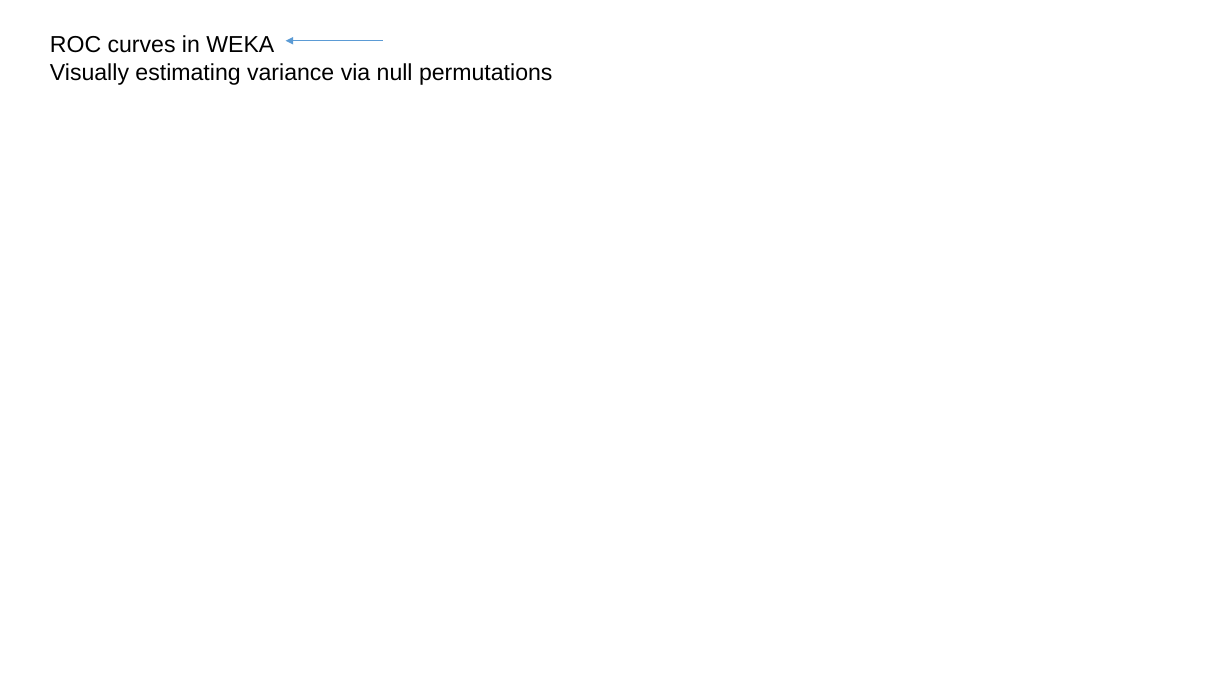
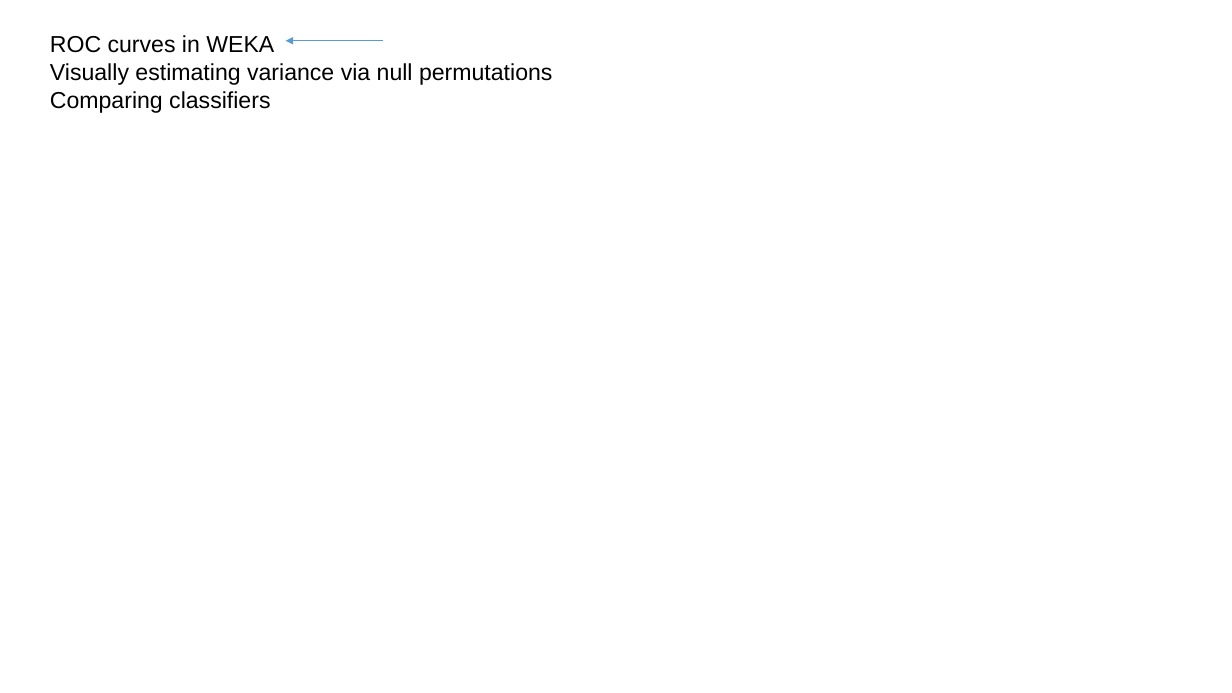
Before and after one commit to afodor/afodor.github.io, a slide deck: slide 1 of classes/prog2016/Prog3-Lecture22.pptx. Drawn at 1232x693 pixels with LibreOffice and Linux fonts; fonts in the diff are those of the drawing. Boxes give left, top, right and bottom in pixels: in the first picture for what was removed or moved away, otherwise in the second. Text is boxed around its words. In the diff, an @@ line names an element or a change of style, - is before the commit and + after.

```diff
--- a/classes/prog2016/Prog3-Lecture22.pptx
+++ b/classes/prog2016/Prog3-Lecture22.pptx
@@ text at bbox=[50, 91, 270, 113]: paragraph added @@
+Comparing classifiers
```
Also in this commit, not shown: 1 other slide changed, 13 slides added.
